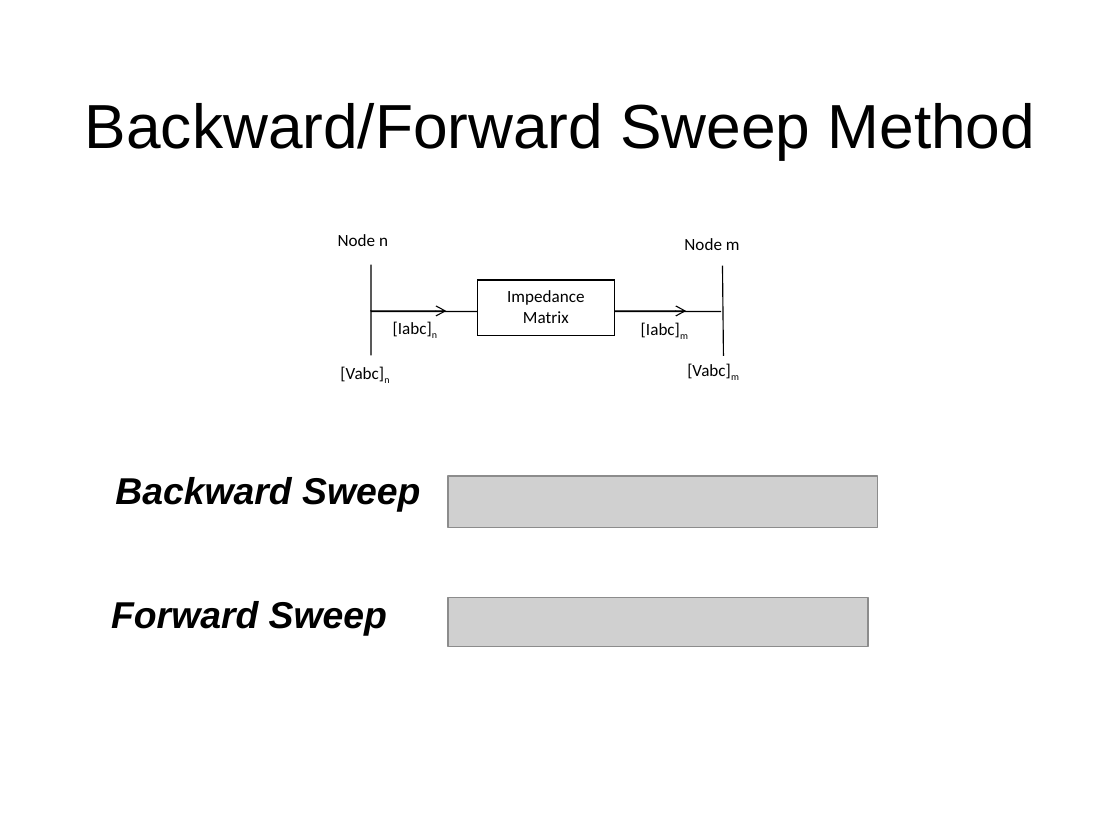
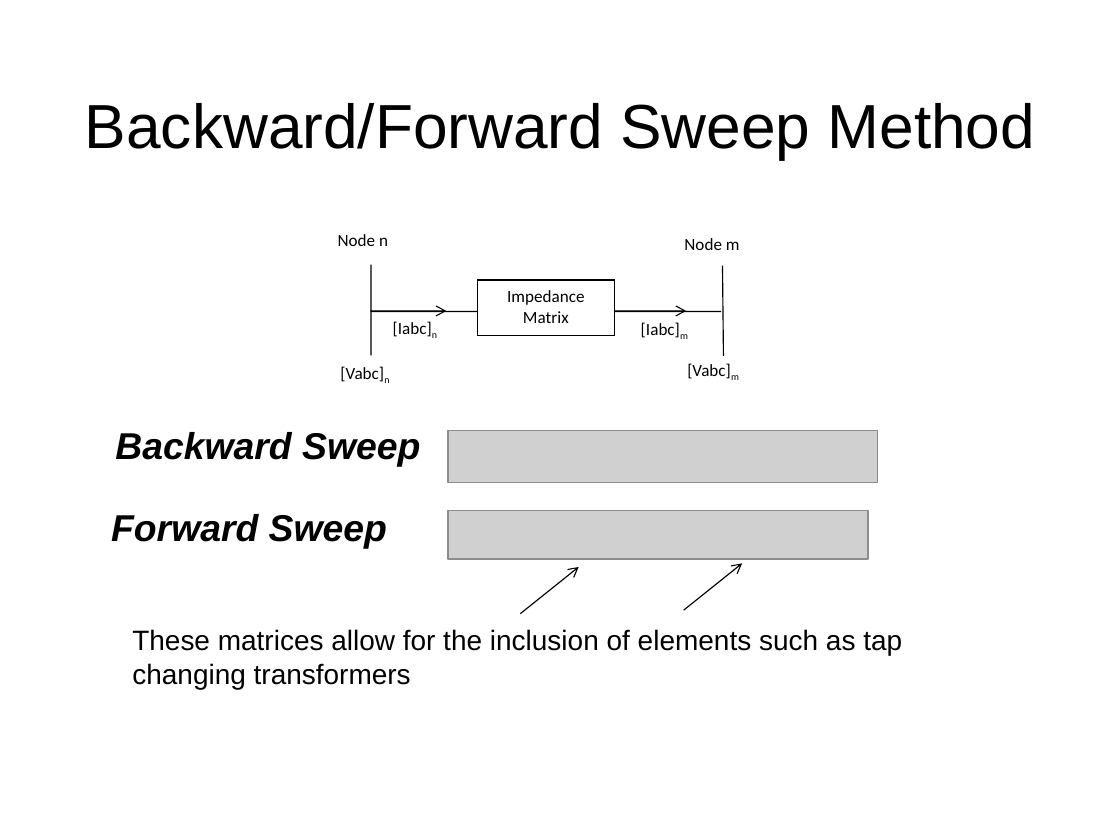
Before and after one commit to gridlab-d/course, a slide deck: slide 18 of FourDayCourse/4.1 - Powerflow Module.ppt (slide 12 before the commit). Drawn at 1120x840 pixels with LibreOffice and Linux fonts; fonts in the diff are those of the drawing; grey boxes stand for pictures; background and template pictures are left out. Boxes give left, top, right and bottom in pixels: in the first picture for what was removed or moved away, otherwise in the second. Text is boxed around its words. In the diff, an @@ line names an element or a change of style, - is before the commit and + after.

```diff
--- a/FourDayCourse/4.1 - Powerflow Module.ppt
+++ b/FourDayCourse/4.1 - Powerflow Module.ppt
@@ text "Backward Sweep": place and size @@
-text "Backward Sweep" at (115, 477, 420, 512)
+text "Backward Sweep" at (115, 432, 420, 467)
@@ picture: place and size @@
-picture at (448, 597, 868, 646)
+picture at (448, 431, 877, 483)
@@ text "Forward Sweep": place and size @@
-text "Forward Sweep" at (111, 601, 387, 636)
+text "Forward Sweep" at (111, 514, 387, 549)
@@ picture: place and size @@
-picture at (448, 476, 877, 528)
+picture at (448, 511, 868, 560)
@@ arrow added from (521, 614) to (579, 567), #000000 0.74 pt @@
@@ arrow added from (683, 610) to (743, 563), #000000 0.74 pt @@
@@ text added at (132, 629, 902, 689), 18 pt, text #000000 @@
+These matrices allow for the inclusion of elements such as tap changing transformers
```
Also in this commit, not shown: 9 other slides changed, 29 slides added, 4 slides removed.
